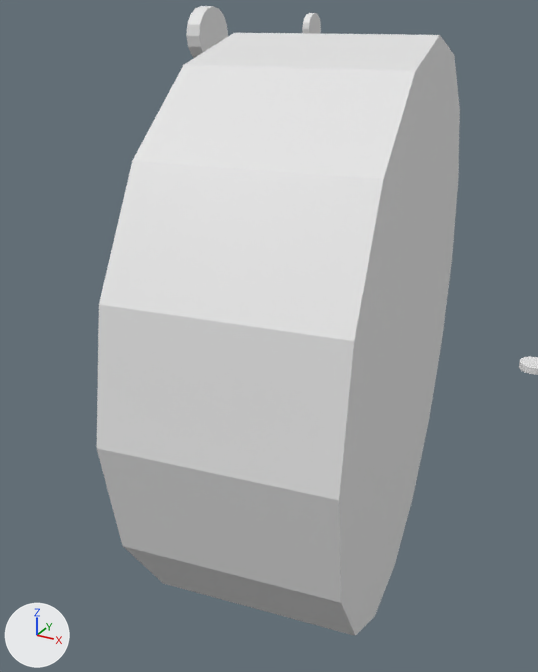
Two versions of the OBJ model webots/meshes/butlerbot_skid_lenses.obj, one commit apart.
The view is the same before and after, from a 50 mm camera at (0.0669, -0.6395, 0.0129) aimed at (0.0524, -0.6131, -0.0003). The axes (+X, +Y, +Z) are drawn at lower left. The lights are the same throughout. The first picture is the older version. Where no turn or scale is listed for an object, it has been applied to the vertices.

In view in the first picture: 'eye', 'rear_lens' and 2 more.
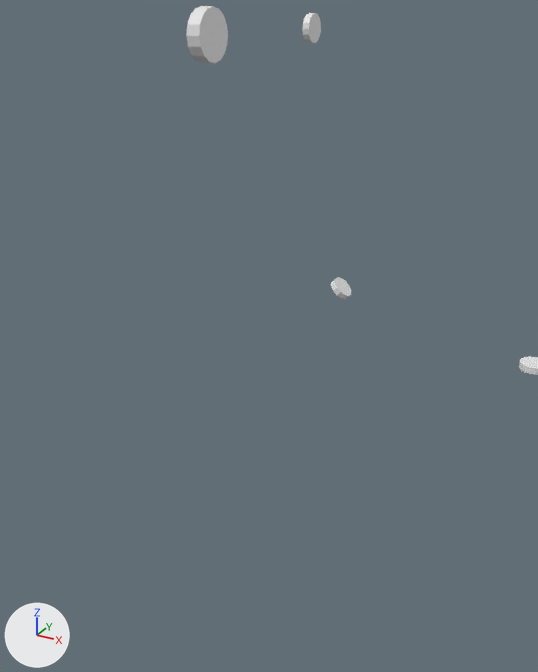
What differs and where, as boxes [x1, y1, x2, y2] in the pictures (538 x 672 px):
'eye', deleted
    before: [97, 33, 460, 636]

The change, as a list of edits to the scene's bpy script:
```text
Remove ob_eye:
    ob_eye = bpy.data.objects.new('eye', me_eye)
    ob_eye.location = (0.0, 0.0, 0.0)
```
